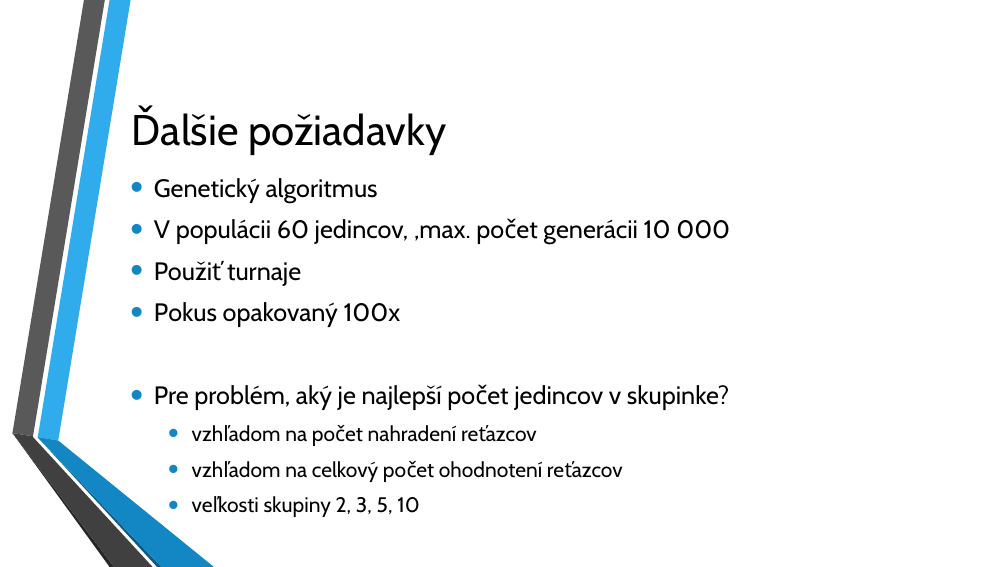
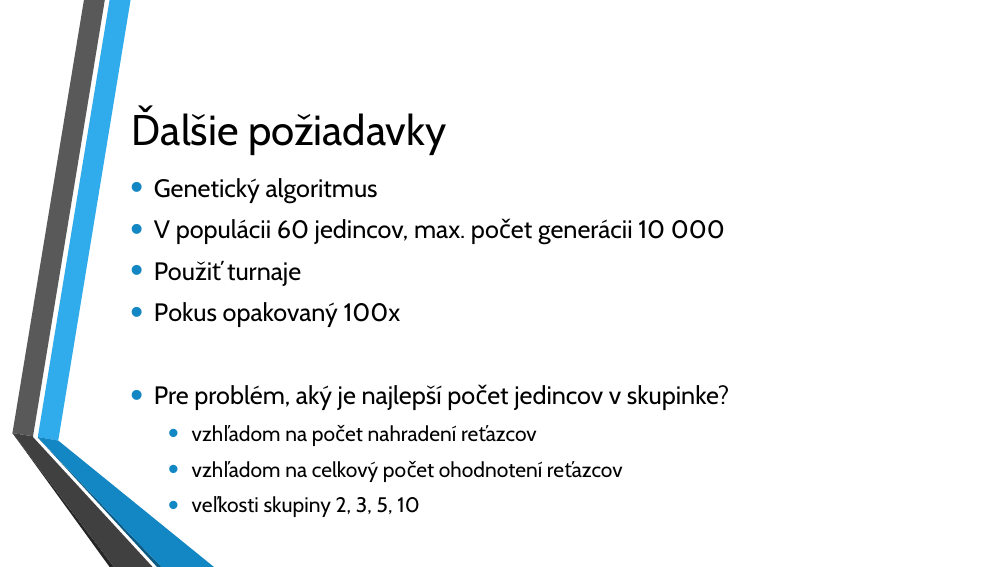
Before and after one commit to sekys/fiit-evo.turnaj, a slide deck: slide 4 of prezentacia.pptx. Drawn at 1008x567 pixels with LibreOffice and Linux fonts; fonts in the diff are those of the drawing; background and template pictures are left out. Boxes give left, top, right and bottom in pixels: in the first picture for what was removed or moved away, otherwise in the second. Text is boxed around its words. In the diff, an @@ line names an element or a change of style, - is before the commit and + after.

```diff
--- a/prezentacia.pptx
+++ b/prezentacia.pptx
@@ text at [154, 219, 725, 244]: text changed @@
-• V populácii 60 jedincov, ,max. počet generácii 10 000
+• V populácii 60 jedincov, max. počet generácii 10 000
```
Also in this commit, not shown: 1 other file.
